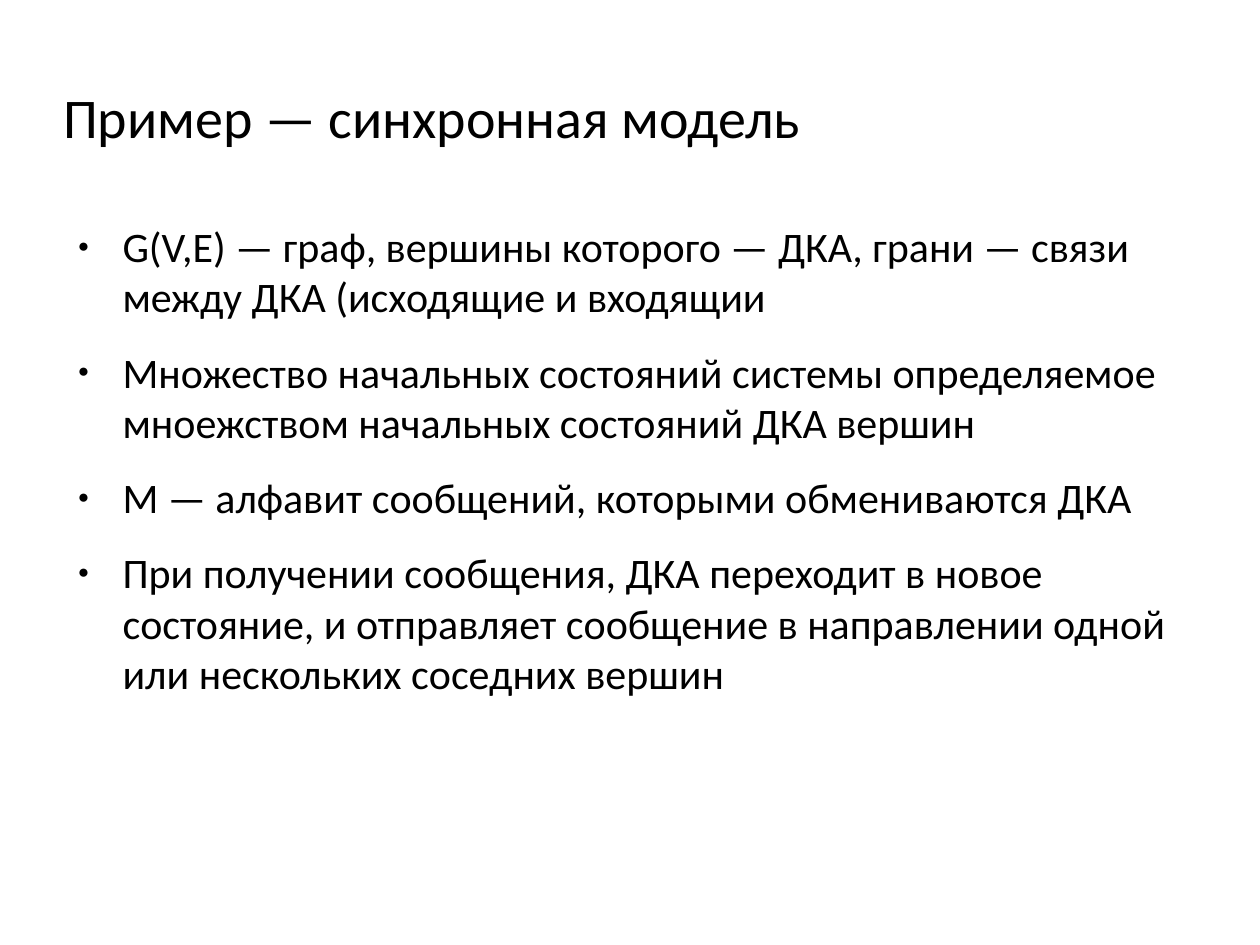
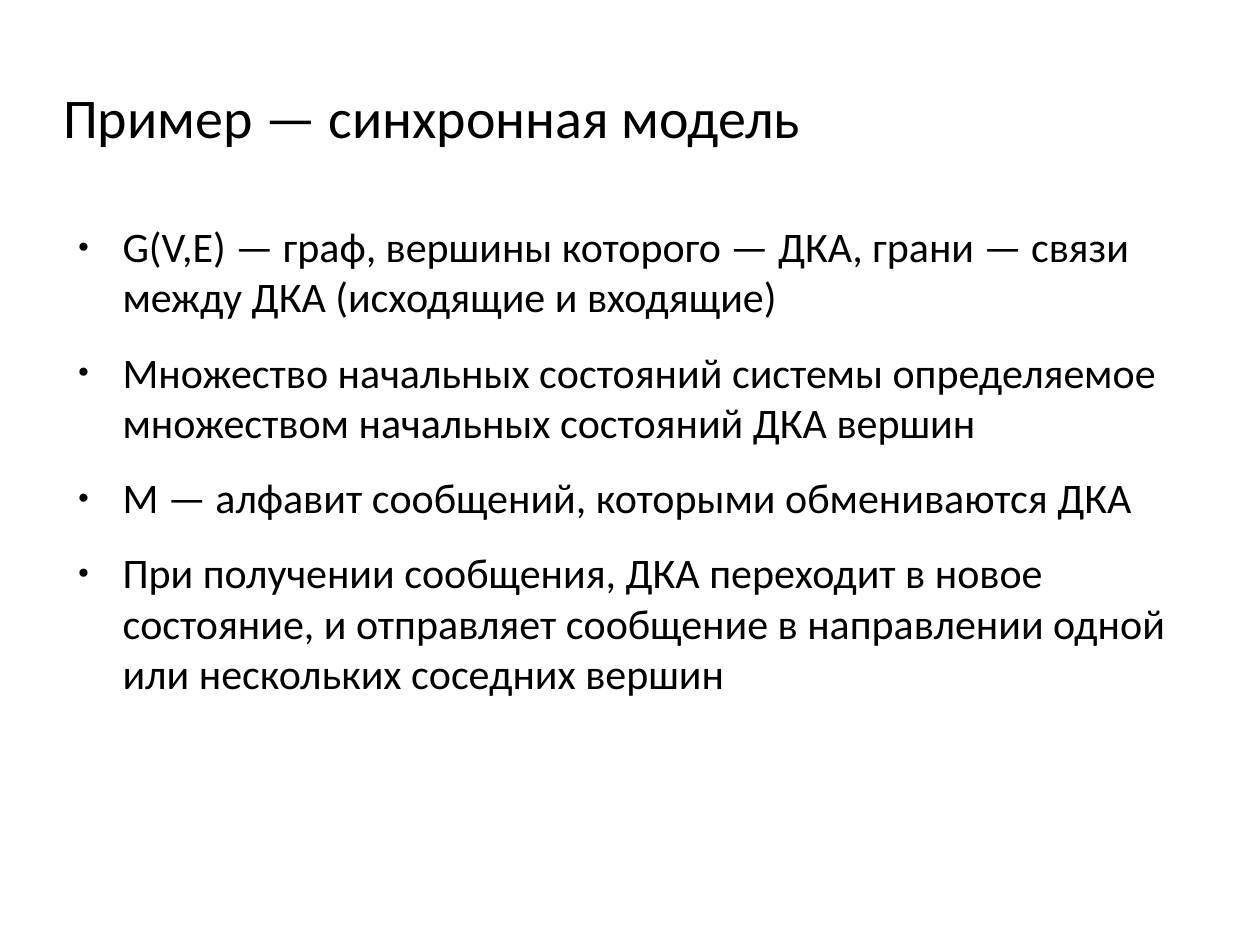
Before and after one commit to kostja/lectures, a slide deck: slide 4 of 2016/10_intro_2pc.odp. Drawn at 1260x945 pixels with LibreOffice and Linux fonts; fonts in the diff are those of the drawing. Boxes give left, top, right and bottom in pixels: in the first picture for what was removed or moved away, otherwise in the second. Text is boxed around its words. In the diff, an @@ line names an element or a change of style, - is before the commit and + after.

```diff
--- a/2016/10_intro_2pc.odp
+++ b/2016/10_intro_2pc.odp
@@ text at (123,231,1156,445): text changed @@
-● G(V,E) — граф, вершины которого — ДКА, грани — связи между ДКА (исходящие и входящии
-● Множество начальных состояний системы определяемое мноежством начальных состояний ДКА вершин
+● G(V,E) — граф, вершины которого — ДКА, грани — связи между ДКА (исходящие и входящие)
+● Множество начальных состояний системы определяемое множеством начальных состояний ДКА вершин
```
Also in this commit, not shown: 2 other slides changed, 2 other files.
